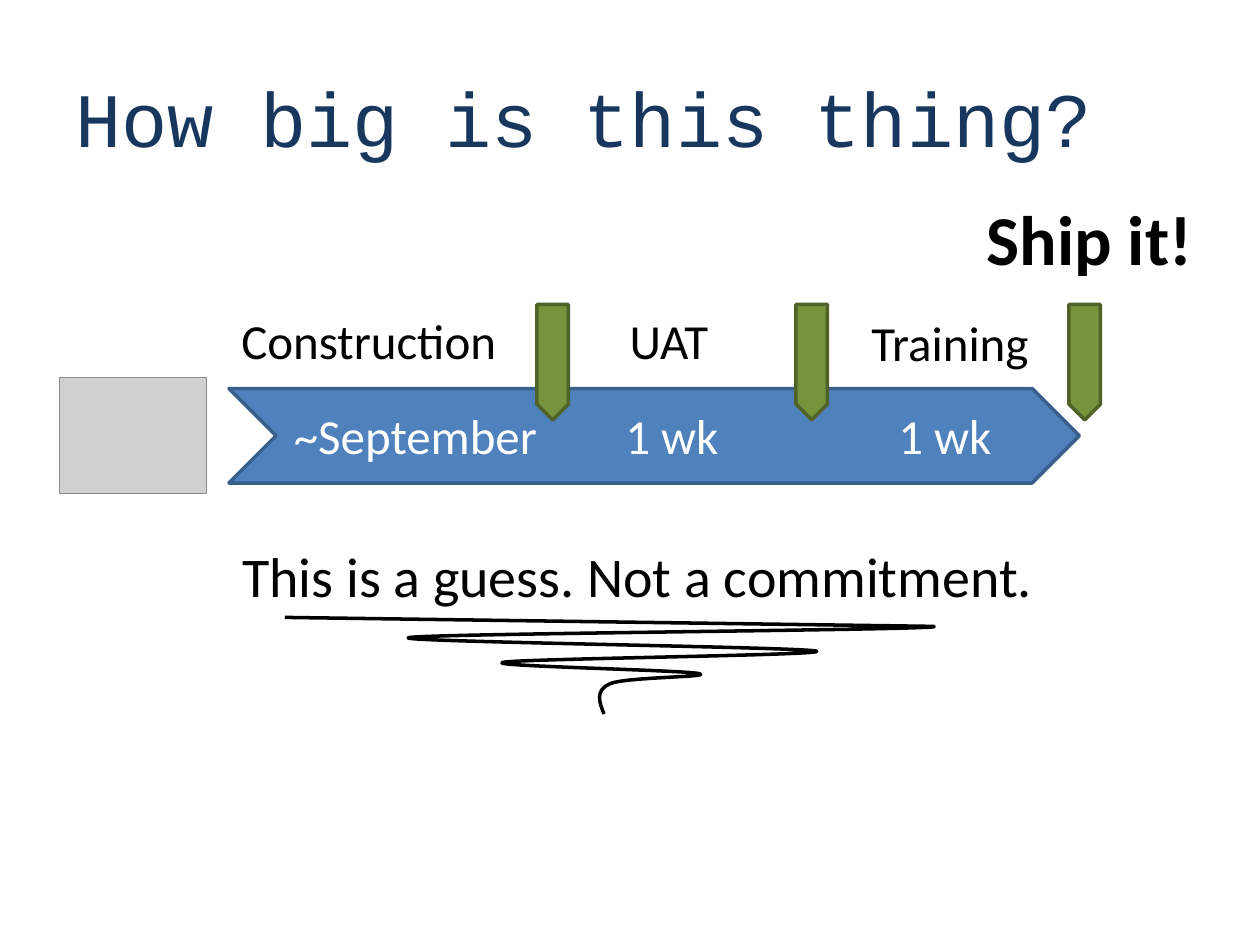
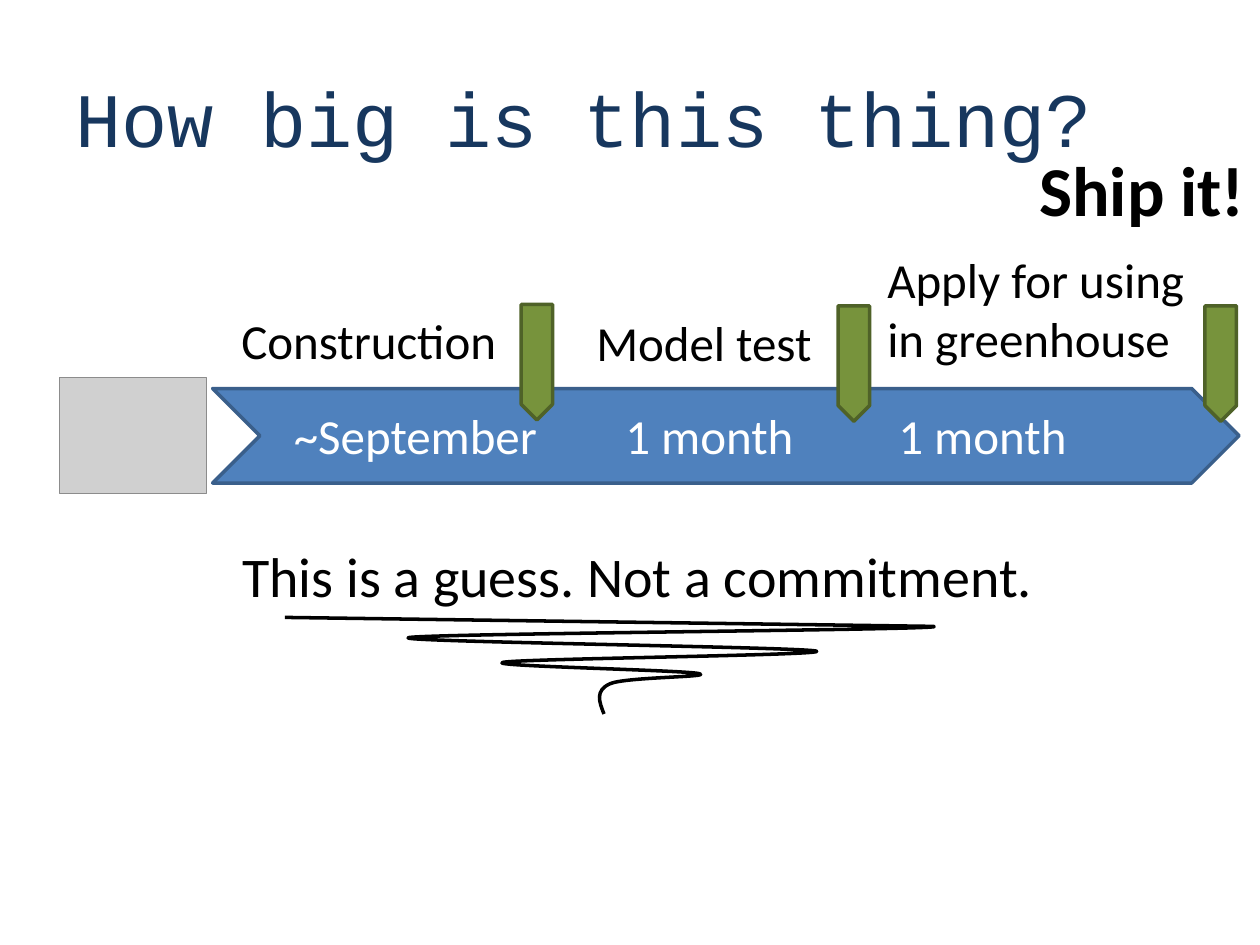
Before and after one commit to class-snct-rikitakelab/SmartGreenhousing, a slide deck: slide 10 of inception-deck-06-29.pptx. Drawn at 1260x945 pixels with LibreOffice and Linux fonts; fonts in the diff are those of the drawing; grey boxes stand for pictures. Boxes give left, top, right and bottom in pixels: in the first picture for what was removed or moved away, otherwise in the second. Text is boxed around its words. In the diff, an @@ line names an element or a change of style, - is before the commit and + after.

```diff
--- a/inception-deck-06-29.pptx
+++ b/inception-deck-06-29.pptx
@@ text "Ship it!": place and size @@
-text "Ship it!" at (987, 216, 1192, 276)
+text "Ship it!" at (1039, 167, 1244, 227)
@@ text at (887, 264, 1184, 366): text changed @@
-Training
+Apply for using
+in greenhouse
@@ pentagon arrow: place and size @@
-pentagon arrow at (537, 304, 569, 420)
+pentagon arrow at (521, 304, 553, 420)
@@ text at (596, 327, 811, 362): text changed @@
-UAT
+Model test
@@ pentagon arrow: place and size @@
-pentagon arrow at (796, 304, 827, 420)
+pentagon arrow at (839, 306, 870, 421)
@@ pentagon arrow: place and size @@
-pentagon arrow at (1069, 304, 1101, 420)
+pentagon arrow at (1205, 306, 1237, 421)
@@ chevron: place and size @@
-chevron at (229, 388, 1080, 483)
+chevron at (213, 388, 1240, 483)
@@ text at (625, 420, 793, 455): text changed @@
-1 wk
+1 month
@@ text at (898, 420, 1066, 455): text changed @@
-1 wk
+1 month
```
Also in this commit, not shown: 4 other slides changed, 1 slide added, 2 slides removed, 1 other file.
